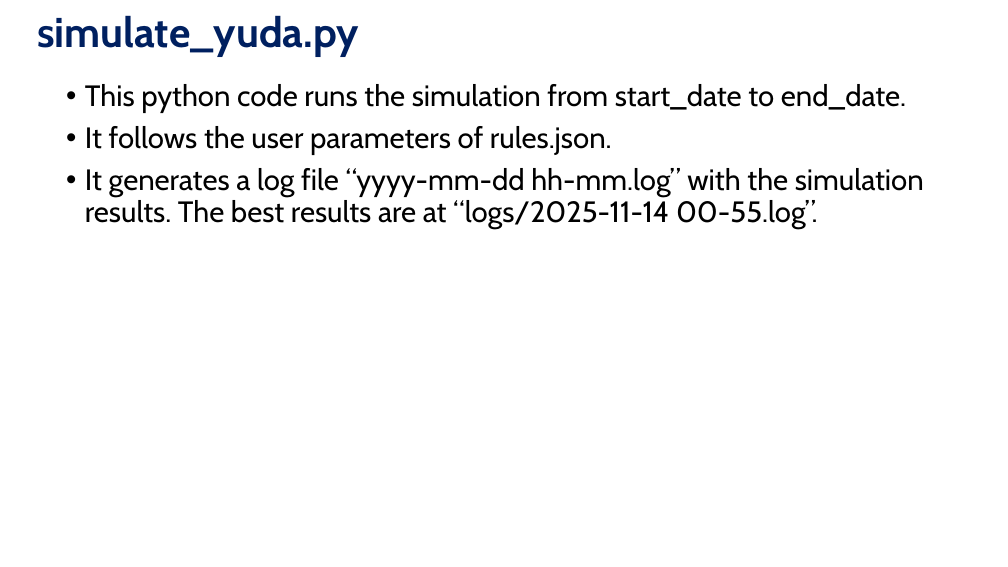
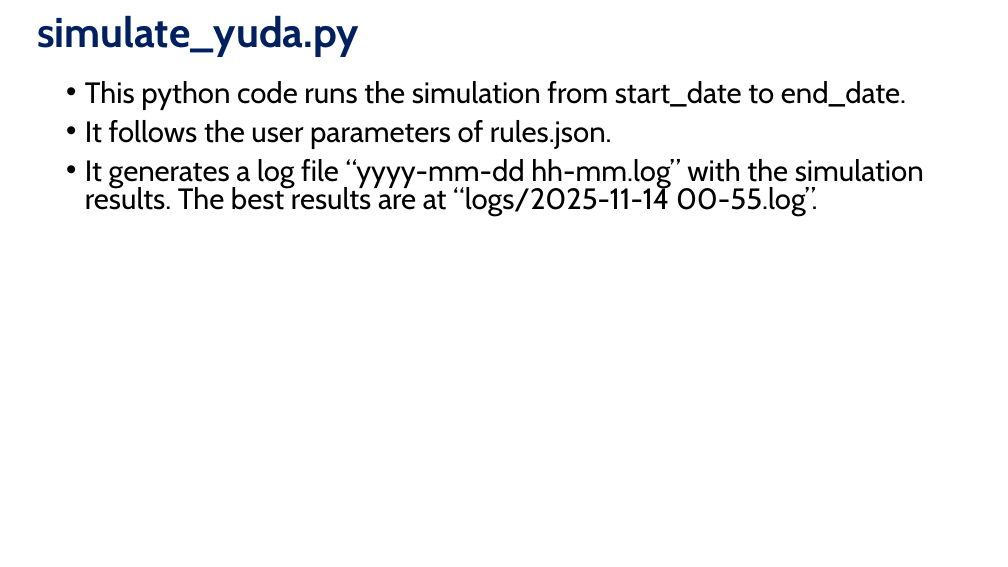
Before and after one commit to etayluz1/option_trading, a slide deck: slide 12 of Option Trading.pptx. Drawn at 1008x567 pixels with LibreOffice and Linux fonts; fonts in the diff are those of the drawing. Boxes give left, top, right and bottom in pixels: in the first picture for what was removed or moved away, otherwise in the second. Text is boxed around its words. In the diff, an @@ line names an element or a change of style, - is before the commit and + after.

```diff
--- a/Option Trading.pptx
+++ b/Option Trading.pptx
@@ text "This python code runs the ..." at (85,81,924,216): line spacing 0.9 to 0.8 @@
```
Also in this commit, not shown: 1 other slide changed, 3 other files.
